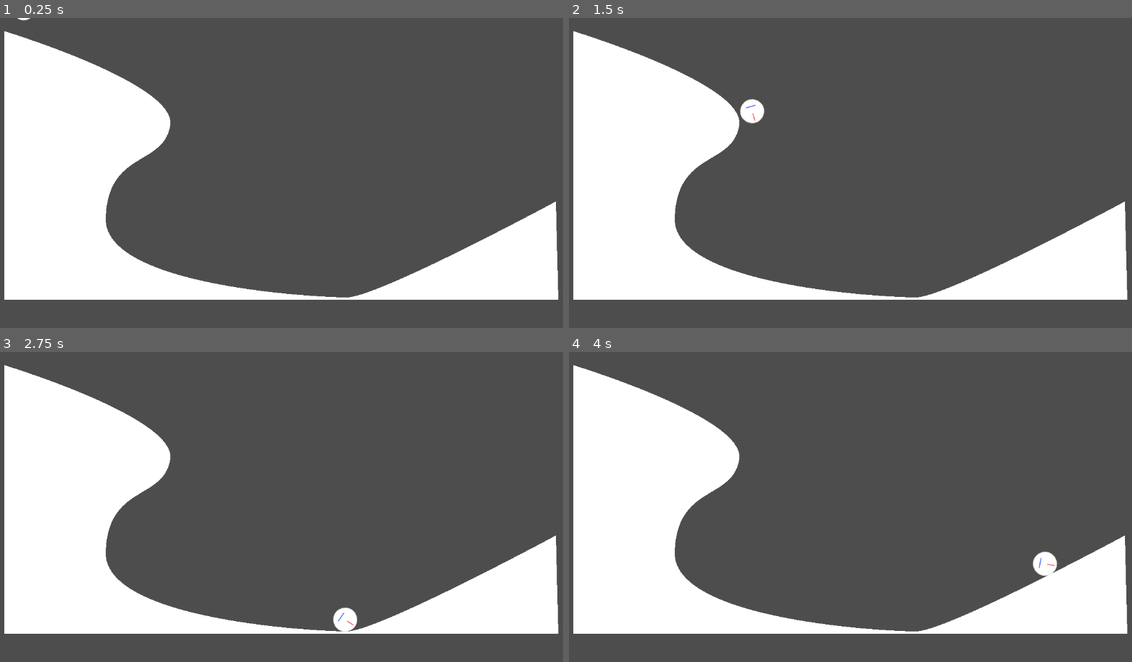
Above: before the commit, frames 1-4 (two rows, left to right).
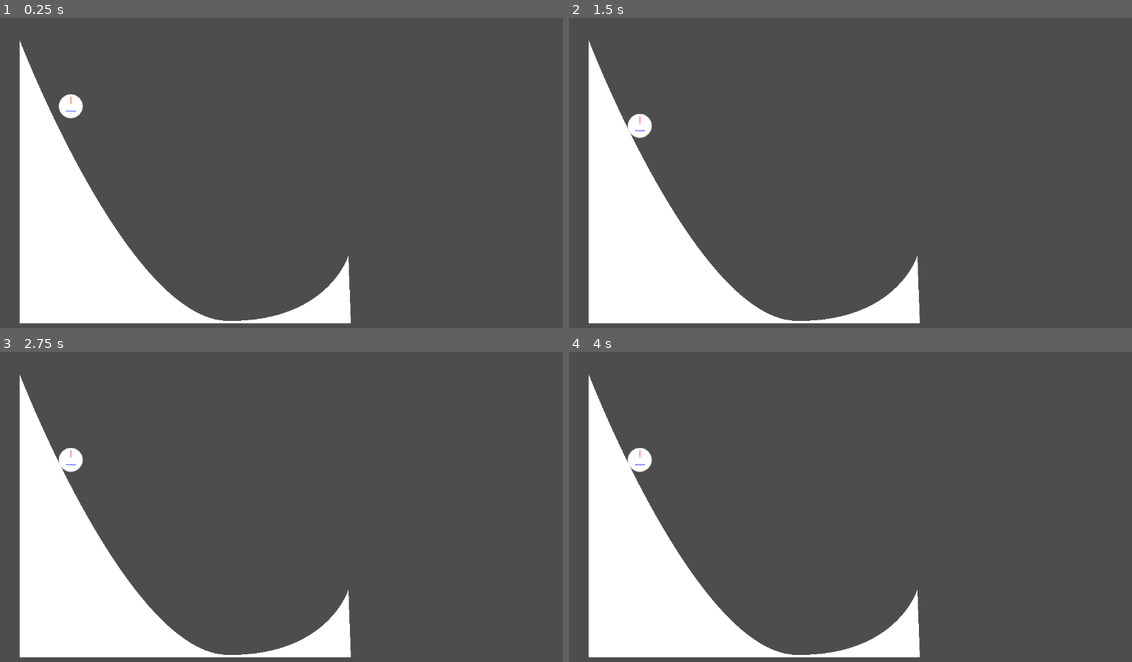
Above: after the commit, the same moments.

Repository: LettucePie/gwj-62-harvest
Game: Godot game, scene res://levels/stage_path.tscn
Two runs of this game, one before a commit and one after it. Both use one fixed random seed, a clock stepped at 60 frames per second and the inputs below. Before the commit the project starts from res://levels/stage.tscn.
Inputs:
- Up to frame 1 (0.25 s): no input
- Up to frame 2 (1.5 s): tap Enter (ui_accept) at 0.5, 0.77 s
- Up to frame 3 (2.75 s): tap Enter (ui_accept) at 1.52 s
- Up to frame 4 (4 s): tap Enter (ui_accept) at 3.02, 3.77 s

The runs differ from the first frame. In frame 1, 20% of the frame differs, in the area x 0-100%, y 0-99%; in frame 2, 20%, in the area x 0-100%, y 4-99%; in frame 3, 20%; in frame 4, 20%.

Commit message:
Switched from rigidbody2d to pathfollow

Diff:
--- a/gameplay/player.tscn
+++ b/gameplay/player.tscn
@@ -1,18 +1,12 @@
-[gd_scene load_steps=5 format=3 uid="uid://j6jadv606ilq"]
+[gd_scene load_steps=4 format=3 uid="uid://j6jadv606ilq"]
 
 [ext_resource type="Script" path="res://gameplay/player.gd" id="1_ln4ra"]
 [ext_resource type="Texture2D" uid="uid://bqb7yawwso2kk" path="res://art/sprites/test_circle.png" id="1_ndund"]
-
-[sub_resource type="PhysicsMaterial" id="PhysicsMaterial_b74tg"]
-rough = true
-bounce = 1.0
-absorbent = true
 
 [sub_resource type="CircleShape2D" id="CircleShape2D_x2wkc"]
 radius = 24.0208
 
 [node name="player" type="RigidBody2D" groups=["player"]]
-physics_material_override = SubResource("PhysicsMaterial_b74tg")
 max_contacts_reported = 2
 contact_monitor = true
 constant_torque = 1000.0
--- /dev/null
+++ b/gameplay/player_follow.gd
@@ -0,0 +1,69 @@
+extends PathFollow2D
+
+@export var GRAVITY = 9.8
+@export var SPEED_MIN = 4.0
+@export var SPEED_MAX = 20.0
+@export var speed_damp : Curve ## Controls rate of deccelleration
+@export var GRAV_FORCE_MIN = 0.05
+@export var GRAV_FORCE_MAX = 0.5
+@export var gravity_damp : Curve ## Controls influence of gravity at x speed (flight)
+
+var direction : Vector2 = Vector2.ZERO
+var speed : float = 0.0
+var velocity : Vector2 = Vector2.ZERO
+
+var ramp_area : Area2D = null
+var current_ramp : RampPath = null
+
+# Called when the node enters the scene tree for the first time.
+func _ready():
+	pass # Replace with function body.
+
+
+# Called every frame. 'delta' is the elapsed time since the previous frame.
+func _physics_process(delta):
+	if ramp_area != null:
+		current_ramp = ramp_area.get_parent().close_enough(self)
+	if current_ramp != null:
+		riding()
+	else:
+		soaring()
+	speed = clamp(speed, SPEED_MIN, SPEED_MAX)
+	direction = direction.normalized()
+#	velocity += direction * speed
+	velocity = (velocity + (direction * speed)).clamp(Vector2.ONE * -20.0, Vector2.ONE * 20.0)
+	print("Velocity: ", velocity, " direction: ", direction, " speed: ", speed)
+	translate(velocity / 2)
+
+
+func riding():
+	print("Riding")
+	velocity = Vector2.ZERO
+	direction = Vector2.ZERO
+	speed = 0.0
+
+
+func soaring():
+	print("Soaring")
+	var speed_force = speed_damp.sample(
+		(speed - SPEED_MIN) / (SPEED_MAX - SPEED_MIN)
+	)
+	var grav_force = lerp(
+		GRAV_FORCE_MAX, ## Max amount of Gravity Force for slowest percent speed
+		GRAV_FORCE_MIN, ## Min amount of force for greatest speed (achieving flight)
+		gravity_damp.sample(speed_force)
+	)
+	direction = direction.slerp(Vector2.DOWN, grav_force)
+	speed = clamp(lerp(speed, GRAVITY, grav_force), 4.0, GRAVITY)
+	## or ?
+#	speed = GRAVITY
+
+
+func _on_area_2d_area_entered(area):
+	if area.is_in_group("ramp") and ramp_area != area:
+		ramp_area = area
+
+
+func _on_area_2d_area_exited(area):
+	if area.is_in_group("ramp") and ramp_area == area:
+		ramp_area = null
--- /dev/null
+++ b/gameplay/player_follow.tscn
@@ -0,0 +1,31 @@
+[gd_scene load_steps=6 format=3 uid="uid://bqli0ogr3o2of"]
+
+[ext_resource type="Script" path="res://gameplay/player_follow.gd" id="1_0i1hn"]
+[ext_resource type="Texture2D" uid="uid://bqb7yawwso2kk" path="res://art/sprites/test_circle.png" id="1_bfjty"]
+
+[sub_resource type="Curve" id="Curve_w7oli"]
+_data = [Vector2(0, 1), 0.0, -0.177016, 0, 0, Vector2(1, 0.454545), -1.11409, 0.0, 0, 0]
+point_count = 2
+
+[sub_resource type="Curve" id="Curve_8v5kt"]
+_data = [Vector2(0, 1), 0.0, -0.171619, 0, 0, Vector2(0.391473, 0.945454), -0.173738, -0.173738, 0, 0, Vector2(0.992248, 0.327273), -1.91901, 0.0, 0, 0]
+point_count = 3
+
+[sub_resource type="CircleShape2D" id="CircleShape2D_1porx"]
+radius = 23.0868
+
+[node name="player_follow" type="PathFollow2D" groups=["player"]]
+script = ExtResource("1_0i1hn")
+speed_damp = SubResource("Curve_w7oli")
+gravity_damp = SubResource("Curve_8v5kt")
+
+[node name="Sprite2D" type="Sprite2D" parent="."]
+texture = ExtResource("1_bfjty")
+
+[node name="Area2D" type="Area2D" parent="."]
+
+[node name="CollisionShape2D" type="CollisionShape2D" parent="Area2D"]
+shape = SubResource("CircleShape2D_1porx")
+
+[connection signal="area_entered" from="Area2D" to="." method="_on_area_2d_area_entered"]
+[connection signal="area_exited" from="Area2D" to="." method="_on_area_2d_area_exited"]
--- /dev/null
+++ b/levels/ramps/ramp_2_path.tscn
@@ -0,0 +1,23 @@
+[gd_scene load_steps=4 format=3 uid="uid://crfi772r7qvdu"]
+
+[ext_resource type="Script" path="res://levels/ramps/ramp_path.gd" id="1_2ofly"]
+
+[sub_resource type="Curve2D" id="Curve2D_5jnf7"]
+bake_interval = 10.0
+_data = {
+"points": PackedVector2Array(0, 0, 0, 0, 0, 2, -205.061, -2.82843, 205.061, 2.82843, 425, 576, 0, 0, 0, 0, 672, 443)
+}
+point_count = 3
+
+[sub_resource type="RectangleShape2D" id="RectangleShape2D_mqpnj"]
+
+[node name="path" type="Path2D"]
+curve = SubResource("Curve2D_5jnf7")
+script = ExtResource("1_2ofly")
+
+[node name="vis" type="Polygon2D" parent="."]
+
+[node name="area" type="Area2D" parent="." groups=["ramp"]]
+
+[node name="box" type="CollisionShape2D" parent="area"]
+shape = SubResource("RectangleShape2D_mqpnj")
--- /dev/null
+++ b/levels/ramps/ramp_path.gd
@@ -0,0 +1,54 @@
+extends Path2D
+
+class_name RampPath
+
+var baked_points : PackedVector2Array = []
+var baked_points_rounded : PackedVector2Array = []
+
+
+func _ready():
+	if self.curve != null:
+		build_vis_poly()
+
+
+func build_vis_poly():
+	var size = curve.get_point_count()
+	baked_points = curve.get_baked_points()
+	var min_clamp = Vector2.ZERO
+	var max_clamp = Vector2.ZERO
+	for i in size:
+		var point_pos = curve.get_point_position(i)
+		if point_pos.x < min_clamp.x:
+			min_clamp.x = point_pos.x - 5
+		if point_pos.x > max_clamp.x:
+			max_clamp.x = point_pos.x + 5
+		if point_pos.y < min_clamp.y:
+			min_clamp.y = point_pos.y - 5
+		if point_pos.y > max_clamp.y:
+			max_clamp.y = point_pos.y + 5
+	baked_points_rounded.clear()
+	var shape : PackedVector2Array = []
+	shape.append(Vector2(min_clamp.x, max_clamp.y))
+	for b in baked_points:
+		shape.append(b)
+		baked_points_rounded.append(b.round())
+	shape.append(max_clamp)
+	$vis.polygon = shape
+	var area_shape_points = PackedVector2Array()
+	area_shape_points.append(min_clamp)
+	area_shape_points.append(Vector2(max_clamp.x, min_clamp.y))
+	area_shape_points.append(max_clamp)
+	area_shape_points.append(Vector2(min_clamp.x, max_clamp.y))
+	var area_shape = ConvexPolygonShape2D.new()
+	area_shape.points = area_shape_points
+	$area/box.shape = area_shape
+
+
+func close_enough(player : PathFollow2D):
+	var player_pos = to_local(player.position)
+	var closest_pos = curve.get_closest_point(player_pos)
+	var dist = player_pos.distance_to(closest_pos)
+	if dist < 25:
+		return self
+	else:
+		return null
--- a/levels/stage.tscn
+++ b/levels/stage.tscn
@@ -1,12 +1,11 @@
 [gd_scene load_steps=3 format=3 uid="uid://epytuq0d8ga1"]
 
 [ext_resource type="PackedScene" uid="uid://j6jadv606ilq" path="res://gameplay/player.tscn" id="2_7u7gf"]
-[ext_resource type="PackedScene" uid="uid://byguw3klw03de" path="res://levels/ramps/ramp_3.tscn" id="2_dgeku"]
+[ext_resource type="PackedScene" uid="uid://c21okqmkgx6k1" path="res://levels/ramps/ramp_2.tscn" id="2_oi5cm"]
 
 [node name="stage" type="Node2D"]
 
 [node name="player" parent="." instance=ExtResource("2_7u7gf")]
 position = Vector2(49, -48)
 
-[node name="ramp_3" parent="." instance=ExtResource("2_dgeku")]
-position = Vector2(9, 25)
+[node name="ramp_2" parent="." instance=ExtResource("2_oi5cm")]
--- /dev/null
+++ b/levels/stage_path.tscn
@@ -0,0 +1,12 @@
+[gd_scene load_steps=3 format=3 uid="uid://b70d2vbt525p5"]
+
+[ext_resource type="PackedScene" uid="uid://bqli0ogr3o2of" path="res://gameplay/player_follow.tscn" id="1_3fmwe"]
+[ext_resource type="PackedScene" uid="uid://crfi772r7qvdu" path="res://levels/ramps/ramp_2_path.tscn" id="2_1hcjy"]
+
+[node name="stage_path" type="Node2D"]
+
+[node name="player_follow" parent="." instance=ExtResource("1_3fmwe")]
+position = Vector2(145, 45)
+
+[node name="path" parent="." instance=ExtResource("2_1hcjy")]
+position = Vector2(40, 43)
--- a/project.godot
+++ b/project.godot
@@ -11,7 +11,7 @@
 [application]
 
 config/name="GWJ 62 Harvest"
-run/main_scene="res://levels/stage.tscn"
+run/main_scene="res://levels/stage_path.tscn"
 config/features=PackedStringArray("4.0", "Mobile")
 config/icon="res://icon.svg"
 
